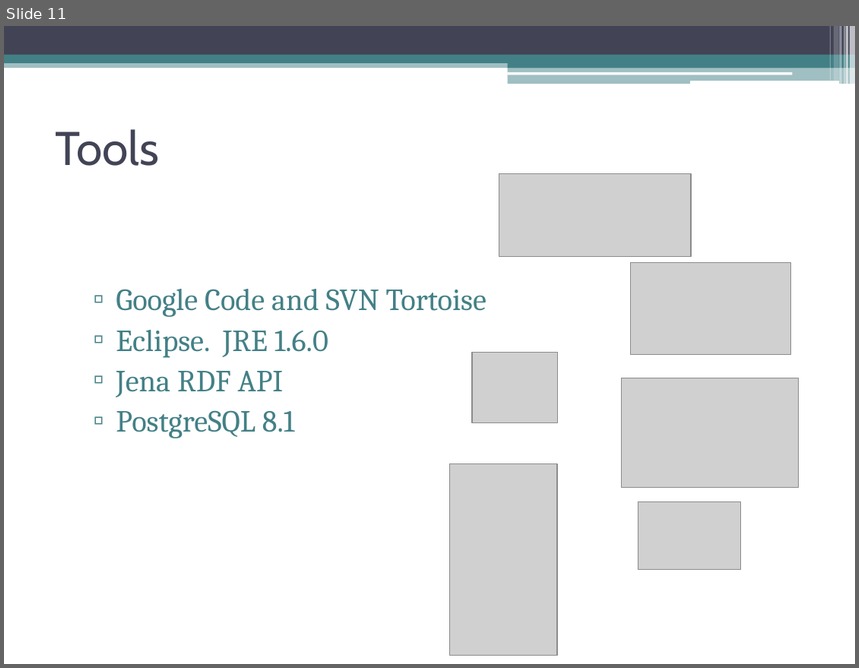
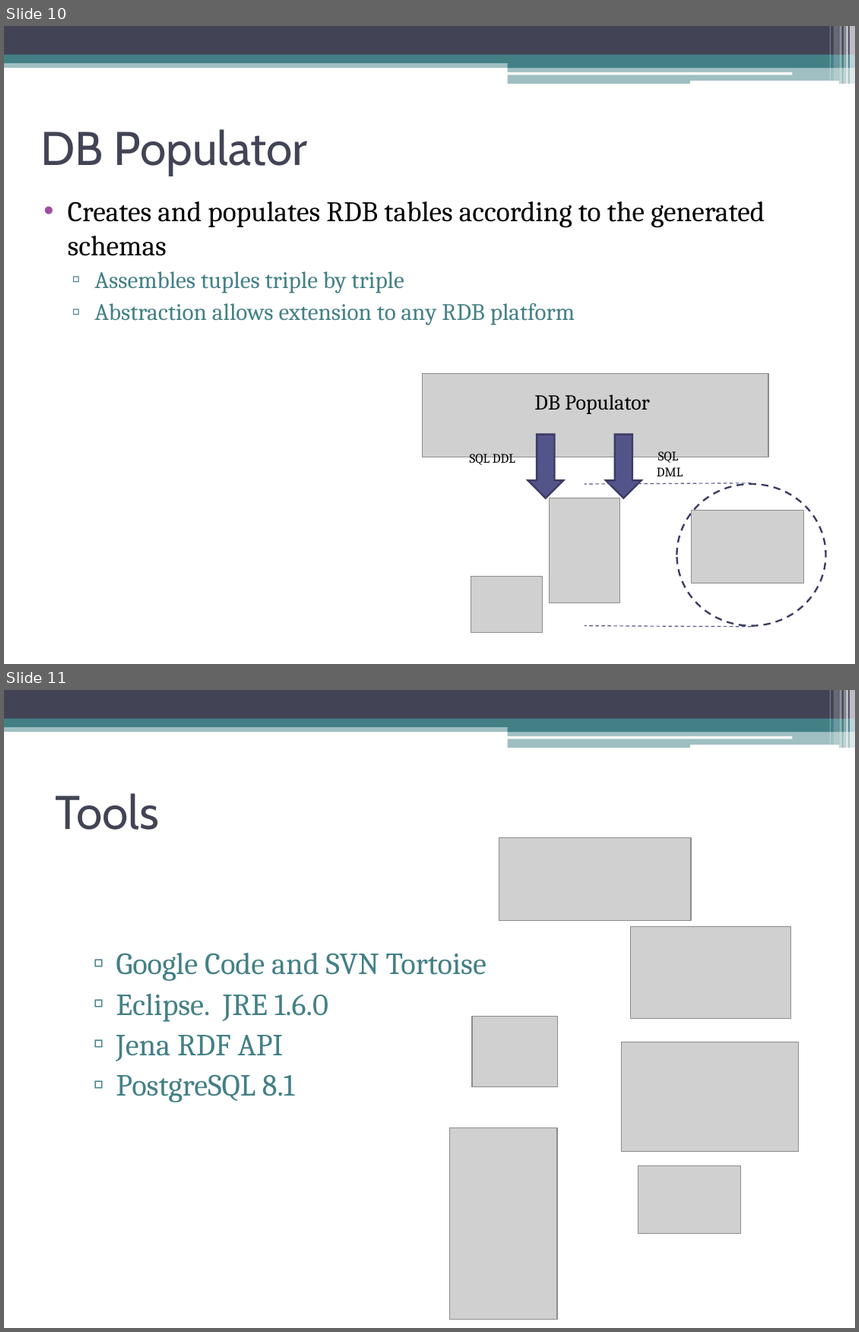
Before and after one commit to oshanis/r-store, a slide deck: docs/R_Store.ppt. Shown one above the other, each under a label of ours: slide 11 before the commit, slides 10 and 11 after it. The pictures are 859x668 and 859x1332 pixels, drawn with LibreOffice and Linux fonts; fonts in the diff are those of the drawing; grey boxes stand for pictures. Boxes give left, top, right and bottom in pixels: in the first picture for what was removed or moved away, otherwise in the second. Text is boxed around its words. In the diff, an @@ line names an element or a change of style, - is before the commit and + after.

```diff
--- a/docs/R_Store.ppt
+++ b/docs/R_Store.ppt
@@ slide 10 added at <box>4,26,855,664</box>, background #FFFFFF; not listed: 13 template elements that a slide beside it also shows @@
@@ title added at <box>40,129,308,176</box>, 40 pt, text #424456 @@
+DB Populator
@@ text added at <box>68,202,765,325</box>, 20 pt, text #438086 @@
+• Creates and populates RDB tables according to the generated schemas
+  ▫ Assembles tuples triple by triple
+  ▫ Abstraction allows extension to any RDB platform
@@ group added at <box>423,373,826,633</box>: 4 pictures, 3 texts, 2 down arrows, 2 lines, 1 ellipse @@
+DB Populator
+SQL DDL
+SQL
+DML
```
Also in this commit, not shown: 1 slide changed, 1 slide removed, 1 other file.
